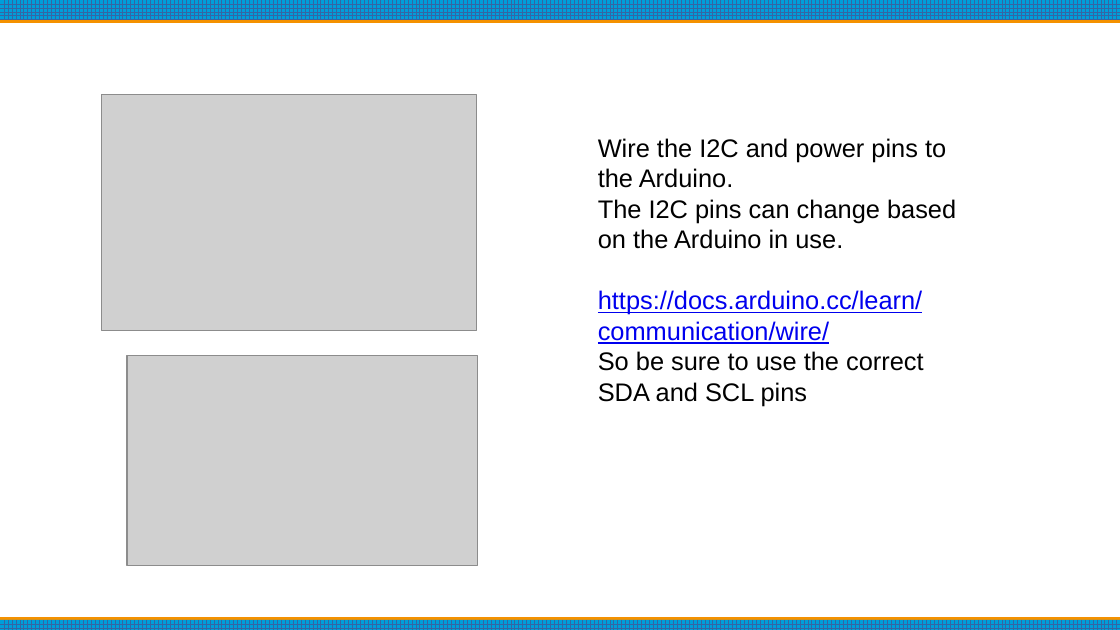
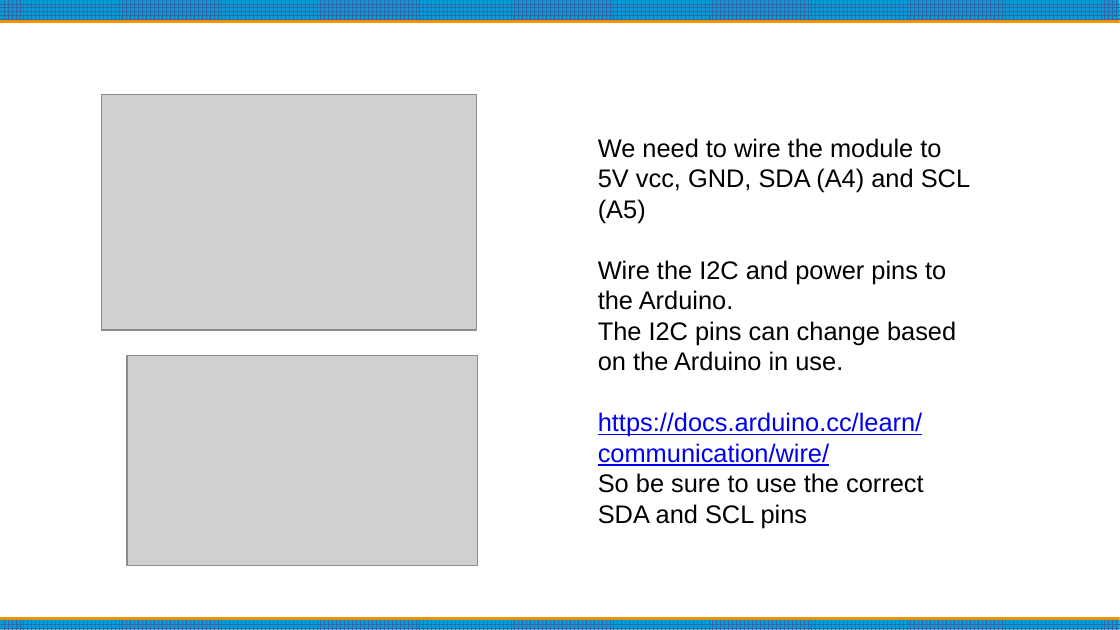
Before and after one commit to bpguy/gps_grid_sq_lcd, a slide deck: slide 11 of Arduino Basics.pptx. Drawn at 1120x630 pixels with LibreOffice and Linux fonts; fonts in the diff are those of the drawing; grey boxes stand for pictures. Boxes give left, top, right and bottom in pixels: in the first picture for what was removed or moved away, otherwise in the second. Text is boxed around its words. In the diff, an @@ line names an element or a change of style, - is before the commit and + after.

Commit message:
Update Arduino Basics.pptx
fixed typos, fixed formatting
added LCD phot of final sketch

```diff
--- a/Arduino Basics.pptx
+++ b/Arduino Basics.pptx
@@ text at (598, 138, 970, 223): paragraphs added @@
+We need to wire the module to
+5V vcc, GND, SDA (A4) and SCL (A5)
```
Also in this commit, not shown: 8 other slides changed, 1 slide added.
